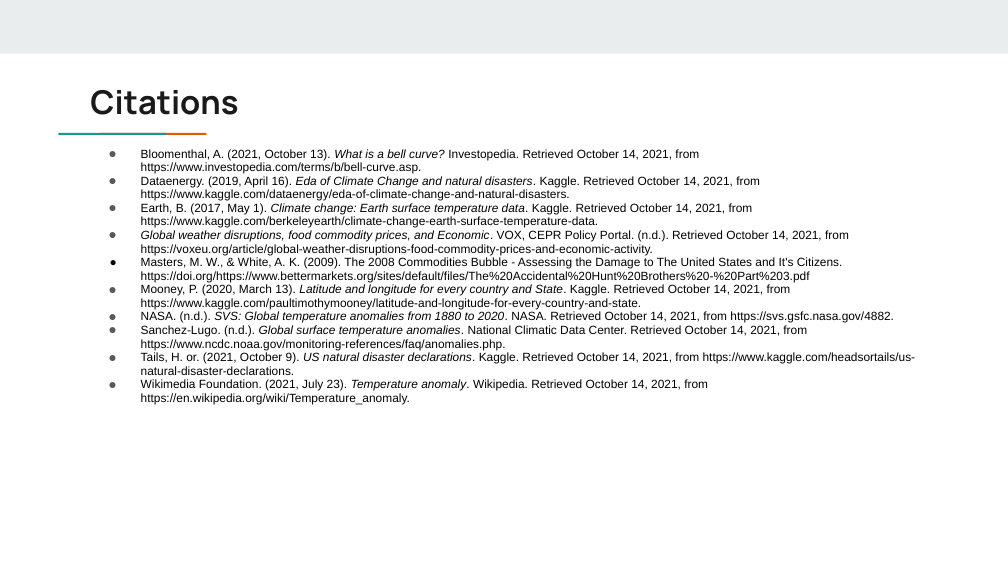
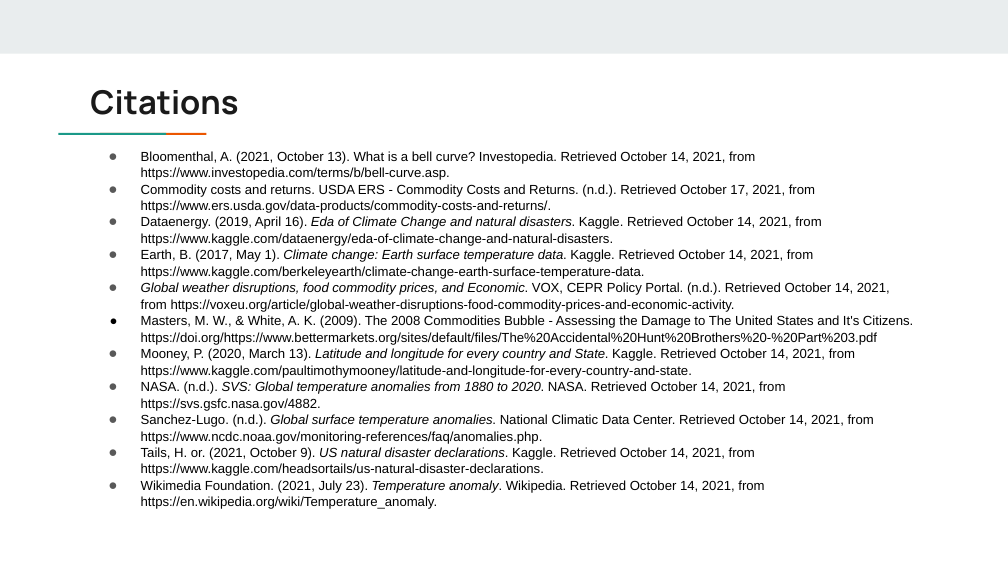
Before and after one commit to joshuacreveling/Group_Project_1, a slide deck: slide 11 of Presentation/Group_1_Project_Presentation.pptx. Drawn at 1008x567 pixels with LibreOffice and Linux fonts; fonts in the diff are those of the drawing. Boxes give left, top, right and bottom in pixels: in the first picture for what was removed or moved away, otherwise in the second. Text is boxed around its words. In the diff, an @@ line names an element or a change of style, - is before the commit and + after.

Commit message:
Code QC, updated presentation, updated README. -JC

```diff
--- a/Presentation/Group_1_Project_Presentation.pptx
+++ b/Presentation/Group_1_Project_Presentation.pptx
@@ text at (x1=141, y1=151, x2=913, y2=509): size 8.5 to 9.3 pt; italic off in "What is a bell curve?"; line spacing 0.95 to 1.05; less space between paragraphs @@
@@ text at (x1=141, y1=184, x2=815, y2=213): paragraph added @@
+● Commodity costs and returns. USDA ERS - Commodity Costs and Returns. (n.d.). Retrieved October 17, 2021, from https://www.ers.usda.gov/data-products/commodity-costs-and-returns/.
```
Also in this commit, not shown: 4 other files.
